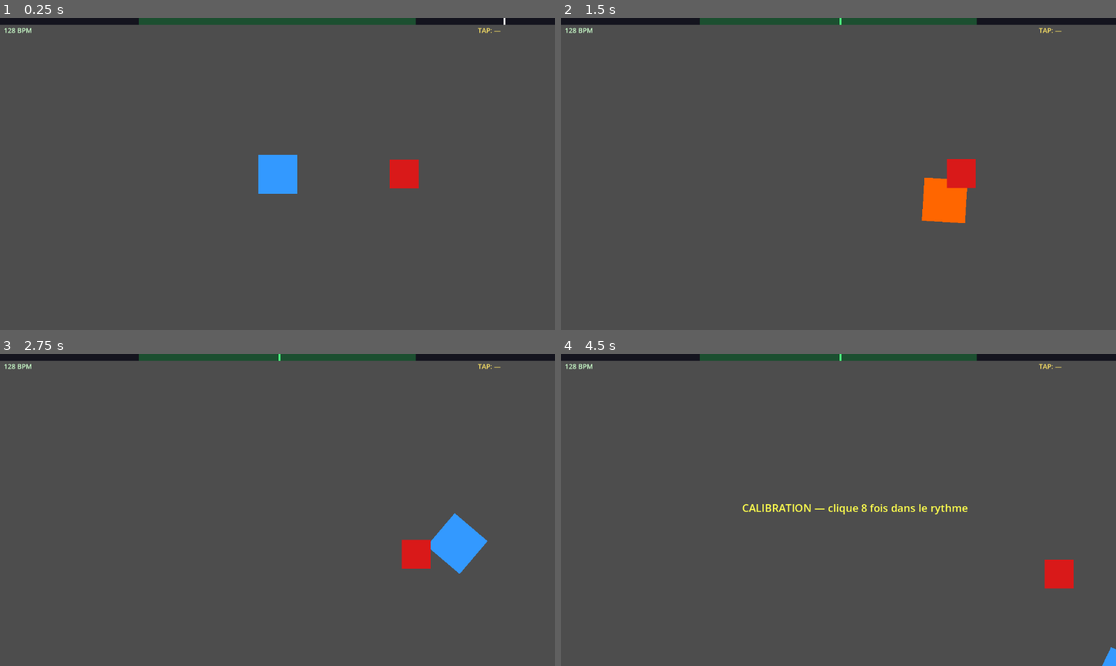
Above: before the commit, frames 1-4 (two rows, left to right).
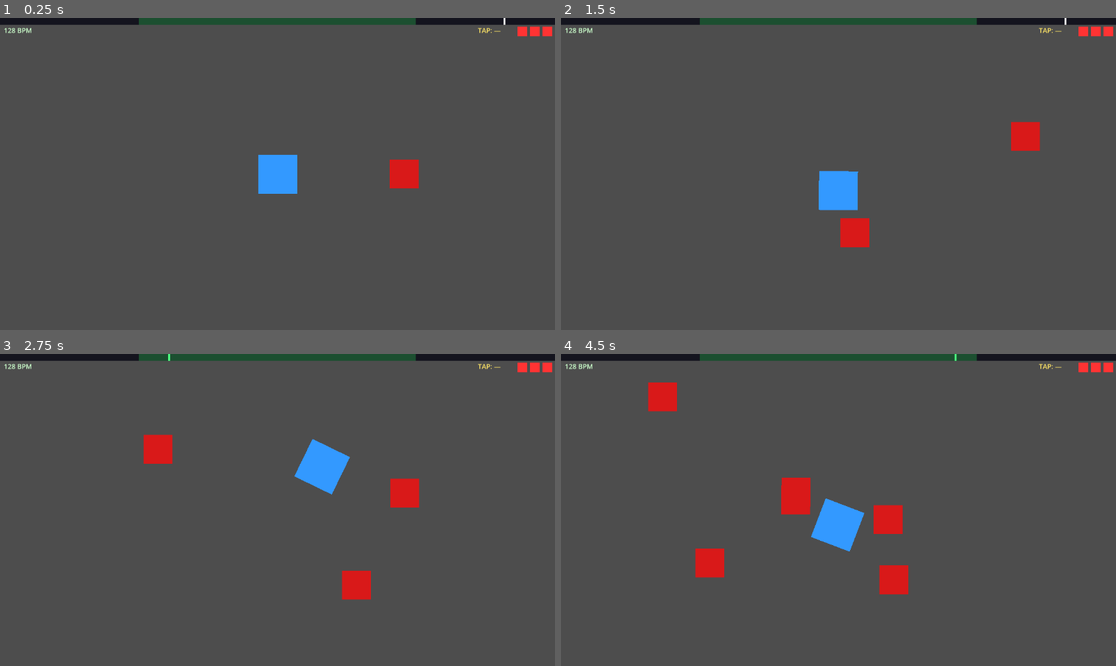
Above: after the commit, the same moments.

Repository: Telooss/420STROM
Game: Godot game, scene res://node_2d.tscn
Two runs of this game, one before a commit and one after it. Both use one fixed random seed, a clock stepped at 60 frames per second and the inputs below.
Inputs (mouse positions are in pixels of both pictures, inside the frame that each line leads up to):
- Up to frame 1 (0.25 s): no input
- Up to frame 2 (1.5 s): tap Enter at 0.5 s; move the mouse to (960, 158) at 0.52 s; hold D 0.53-1.28 s; tap R at 0.6, 1.35 s; click (960, 158) at 0.67 s; move the mouse to (727, 189) at 1.27 s; hold S from 1.28 s (still down)
- Up to frame 3 (2.75 s): move the mouse to (333, 441) at 2.02 s; release S at 2.03 s; hold D from 2.03 s (still down); hold Z from 2.03 s (still down); tap R at 2.3 s
- Up to frame 4 (4.5 s): move the mouse to (810, 572) at 2.77 s; release Z at 2.78 s; tap Q at 2.85 s; click (810, 572) at 2.92 s; tap R at 3.05, 3.8, 4.35 s; move the mouse to (1005, 556) at 3.52 s; release D at 3.53 s; hold S from 3.53 s (still down); tap C at 3.6 s; move the mouse to (672, 463) at 4.27 s

The runs differ from the first frame. In frame 1, 0.2% of the frame differs, in the area x 93-100%, y 2-7%; in frame 2, 3.5%; in frame 3, 4.3%; in frame 4, 4.7%, in the area x 15-100%, y 0-100%.
Error after the commit: Trying to call an async function without "await". (res://scripts/beat_controller.gd:160)

Commit message:
feat: barre de vie 3 HP + game over
- 3 cœurs rouges en haut à droite (grisés quand perdus)
- Contact ennemi → -1 HP + signal hp_changed
- À 0 HP : musique stop, freeze 300ms, écran GAME OVER
- Affiche le meilleur combo de la session
- R pour recommencer (reload scène)

Co-Authored-By: Claude Sonnet 4.6 <noreply@anthropic.com>

Diff:
--- a/scripts/beat_controller.gd
+++ b/scripts/beat_controller.gd
@@ -17,9 +17,13 @@
 signal tap_bpm_updated(bpm: float)
 signal calibration_status(text: String)
 signal combo_changed(count: int)
+signal hp_changed(current: int, maximum: int)
+
+@export var max_hp: int = 3
 
 var beat_interval: float = 0.5
 var combo: int = 0
+var hp: int = 3
 var song_offset: float = 0.0
 var _last_press_time: float = -999.0
 var _tap_times: Array[float] = []
@@ -28,6 +32,7 @@
 var _last_phase: float = 0.0
 var _click_player: AudioStreamPlayer
 var _hit_cooldown: bool = false
+var _dead: bool = false
 
 const BASE_COLOR  := Color(0.2, 0.6, 1.0, 1)
 const THUNK_COLOR := Color(1.0, 1.0, 1.0, 1)
@@ -35,6 +40,7 @@
 
 func _ready() -> void:
 	add_to_group("player")
+	hp = max_hp
 	player_rect.color = BASE_COLOR
 	_click_player = AudioStreamPlayer.new()
 	_click_player.stream = _make_click_stream()
@@ -228,15 +234,28 @@
 	player_rect.color = BASE_COLOR
 
 func on_enemy_contact() -> void:
-	if _hit_cooldown:
+	if _hit_cooldown or _dead:
 		return
 	_hit_cooldown = true
 	combo = 0
 	combo_changed.emit(0)
+	hp -= 1
+	hp_changed.emit(hp, max_hp)
+	if hp <= 0:
+		_game_over()
+		return
 	player_rect.color = Color(1.0, 0.4, 0.0, 1)
 	await get_tree().create_timer(0.5).timeout
 	player_rect.color = BASE_COLOR
 	_hit_cooldown = false
+
+func _game_over() -> void:
+	_dead = true
+	MusicManager.stop()
+	Engine.time_scale = 0.0
+	await get_tree().create_timer(0.3, true, false, true).timeout
+	Engine.time_scale = 1.0
+	get_node("HUD").show_game_over(combo)
 
 func _make_click_stream() -> AudioStreamWAV:
 	# Génère un beep 880Hz de 60ms — même bus audio que la musique = même latence
--- a/scripts/hud.gd
+++ b/scripts/hud.gd
@@ -10,10 +10,14 @@
 var _tap_label: Label
 var _calib_label: Label
 var _combo_label: Label
+var _hearts: Array[ColorRect] = []
+var _game_over_layer: CanvasLayer
 
 var beat_interval: float = 0.5
 
-const BAR_H := 14
+const BAR_H     := 14
+const HEART_SIZE := 20
+const HEART_GAP  := 6
 
 func _ready() -> void:
 	var vp := get_viewport().get_visible_rect().size
@@ -22,8 +26,8 @@
 	_zone    = _make_rect(Color(0.2, 1.0, 0.4, 0.25), Vector2(1, BAR_H), Vector2.ZERO)
 	_cursor  = _make_rect(Color(1, 1, 1, 1), Vector2(4, BAR_H), Vector2.ZERO)
 
-	_bpm_label  = _make_label(Vector2(8, BAR_H + 2), Color(0.8, 1.0, 0.8, 1))
-	_tap_label  = _make_label(Vector2(vp.x - 160, BAR_H + 2), Color(1.0, 0.9, 0.4, 1))
+	_bpm_label = _make_label(Vector2(8, BAR_H + 2), Color(0.8, 1.0, 0.8, 1))
+	_tap_label = _make_label(Vector2(vp.x - 160, BAR_H + 2), Color(1.0, 0.9, 0.4, 1))
 	_tap_label.text = "TAP: —"
 
 	_calib_label = _make_label(Vector2(vp.x / 2.0 - 200, vp.y / 2.0 - 20), Color(1, 1, 0.3, 1))
@@ -34,10 +38,20 @@
 	_combo_label.add_theme_font_size_override("font_size", 48)
 	_combo_label.text = ""
 
+	# Cœurs en haut à droite
+	var bc := get_parent()
+	var max_hp: int = bc.max_hp if bc.get("max_hp") != null else 3
+	for i in max_hp:
+		var h := _make_rect(Color(1.0, 0.2, 0.2, 1),
+			Vector2(HEART_SIZE, HEART_SIZE),
+			Vector2(vp.x - (HEART_SIZE + HEART_GAP) * (max_hp - i), BAR_H + 4))
+		_hearts.append(h)
+
 	MusicManager.song_changed.connect(_on_song_changed)
 	get_parent().tap_bpm_updated.connect(_on_tap_bpm_updated)
 	get_parent().calibration_status.connect(_on_calibration_status)
 	get_parent().combo_changed.connect(_on_combo_changed)
+	get_parent().hp_changed.connect(_on_hp_changed)
 
 func _on_song_changed(_data: Dictionary) -> void:
 	beat_interval = 60.0 / MusicManager.current_bpm
@@ -61,6 +75,10 @@
 	var half_norm := (hit_window_ms / 1000.0 / 2.0) / beat_interval
 	_cursor.color = Color(0.3, 1.0, 0.5, 1) if absf(display_phase - 0.5) < half_norm else Color(1, 1, 1, 0.9)
 
+func _on_hp_changed(current: int, maximum: int) -> void:
+	for i in _hearts.size():
+		_hearts[i].color = Color(1.0, 0.2, 0.2, 1) if i < current else Color(0.3, 0.3, 0.3, 1)
+
 func _on_tap_bpm_updated(bpm: float) -> void:
 	_tap_label.text = "TAP: %d BPM" % roundi(bpm)
 	_tap_label.modulate = Color(0.3, 1.0, 0.4, 1) if absf(bpm - MusicManager.base_bpm) <= 5.0 else Color(1.0, 0.9, 0.4, 1)
@@ -71,7 +89,6 @@
 		return
 	_calib_label.text = text
 	_calib_label.visible = true
-	# Cache automatiquement le message de succès après 3s
 	if text.begins_with("Calibration OK"):
 		await get_tree().create_timer(3.0).timeout
 		_calib_label.visible = false
@@ -82,10 +99,33 @@
 		return
 	_combo_label.text = "x%d" % count
 	_combo_label.modulate = Color(1, 1, 1, 1)
-	# Pulse de scale au hit
 	var tween := create_tween()
 	tween.tween_property(_combo_label, "scale", Vector2(1.4, 1.4), 0.05)
 	tween.tween_property(_combo_label, "scale", Vector2(1.0, 1.0), 0.1)
+
+func show_game_over(final_combo: int) -> void:
+	var vp := get_viewport().get_visible_rect().size
+
+	var overlay := _make_rect(Color(0, 0, 0, 0.75), vp, Vector2.ZERO)
+
+	var title := _make_label(Vector2(vp.x / 2.0 - 120, vp.y / 2.0 - 80), Color(1, 0.2, 0.2, 1))
+	title.text = "GAME OVER"
+	title.add_theme_font_size_override("font_size", 52)
+
+	var score := _make_label(Vector2(vp.x / 2.0 - 100, vp.y / 2.0), Color(1, 1, 1, 1))
+	score.text = "Meilleur combo : x%d" % final_combo
+	score.add_theme_font_size_override("font_size", 22)
+
+	var hint := _make_label(Vector2(vp.x / 2.0 - 80, vp.y / 2.0 + 50), Color(0.7, 0.7, 0.7, 1))
+	hint.text = "R pour recommencer"
+	hint.add_theme_font_size_override("font_size", 18)
+
+	set_process_input(true)
+
+func _input(event: InputEvent) -> void:
+	if event is InputEventKey and event.pressed:
+		if event.keycode == KEY_R:
+			get_tree().reload_current_scene()
 
 func _make_label(pos: Vector2, color: Color) -> Label:
 	var l := Label.new()
